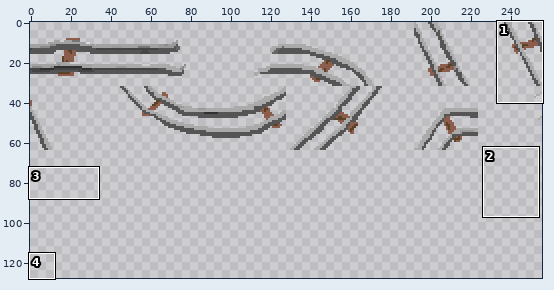
Edited in one commit: sprite sheet (data/images/underground.png). Above, an overview of the earlier version with the close-up marked.
Close-up. As it was:
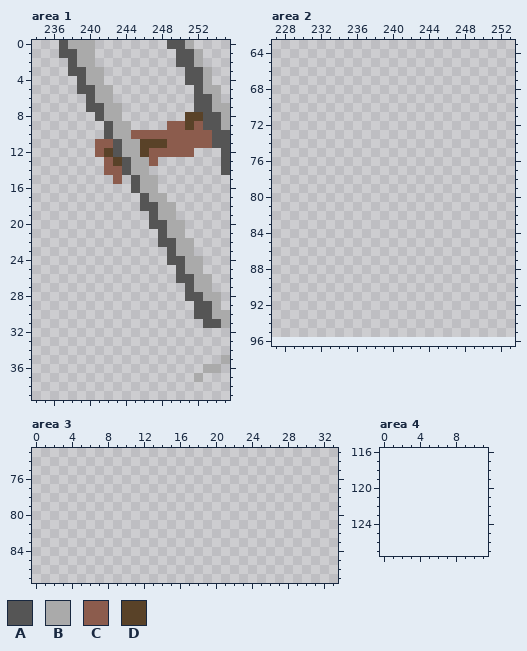
The file is 256x96 pixels. Shown: area 1: x 234..255, y 0..39; area 2: x 227..253, y 63..96; area 3: x 0..33, y 73..87; area 4: x 0..11, y 116..127. The old version is drawn lined up with the new one, on the new canvas. The commit also changed other parts of the picture, which this record leaves out.
Palette (. is transparent): A #555555  B #aaaaaa  C #8c5c4d  D #594228
Pixels before, area 1, first column x 237:
 0 ABBB........AAB....
 1 AABB.........AAB...
 2 .ABB.........AAB...
 3 .AABB.........AAB..
 4 ..ABB.........AAB..
 5 ..AABB.........ABB.
 6 ...ABB.........AAB.
 7 ...AABB........AABB
 8 ....ABB.......DDAAB
 9 .....ABB....CCDCAAB
10 .....ABBCCCCCCCCCAA
11 ....CCABBDDDCCCCCAA
12 ....CDABBDCCCCC...A
13 .....CDABBC.......A
14 .....CCABB........A
15 ......C.ABB........
16 ........ABB........
17 .........ABB.......
18 .........AABB......
19 ..........ABB......
20 ..........AABB.....
21 ...........ABB.....
22 ...........AABB....
23 ............ABB....
24 ............AABB...
25 .............ABB...
26 .............AABB..
27 ..............ABB..
28 ..............AABB.
29 ...............AAB.
30 ...............AABB
31 ................AAB
32 ...................
33 ...................
34 ...................
35 ..................B
36 ................BB.
37 ...............B...
Now the later version:
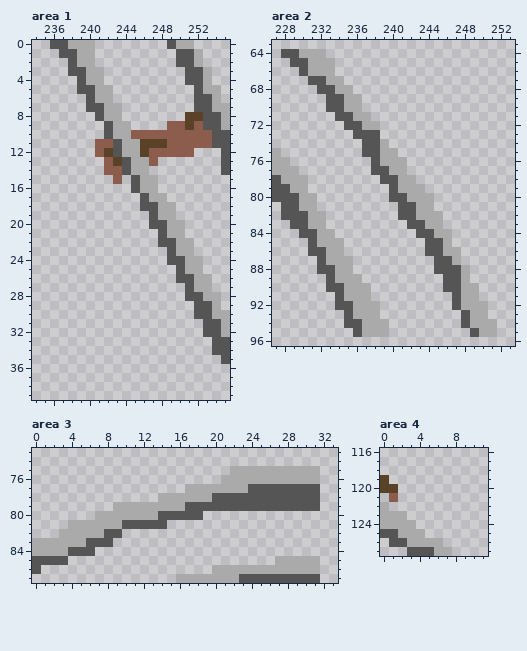
Edits made:
canvas 256x96 -> 256x128
Changed rows in their new state; - is an unchanged pixel.
Area 1:
first column x 236:
 0 A-------------B
first column x 252:
32 -AAB
33 --AA
34 --AA
35 ---A
36 -..-
37 .---
Area 2:
first column x 227:
64 -AABBB-------------------
65 --AABBB------------------
66 ---ABBB------------------
67 ----AABB-----------------
68 -----AABB----------------
69 ------AABB---------------
70 ------AABB---------------
71 -------AABB--------------
72 --------AABB-------------
73 ---------AAA-------------
74 ----------AAB------------
75 B---------AABB-----------
76 BB---------ABBB----------
77 BBB--------AABB----------
78 ABBB--------AABB---------
79 AABB---------ABBB--------
80 AAABB--------AABBB-------
81 -AABB---------AABB-------
82 -AAABB--------AABBB------
83 --AABB---------AABB------
84 ---AABB---------AABB-----
85 ----ABBB---------AAB-----
86 ----AABB---------AABB----
87 -----ABBB---------AAB----
88 -----AABB---------AAAB---
89 ------ABBB---------AAB---
90 ------AABBB--------AABB--
91 -------ABBB---------ABB--
92 -------AABBB--------ABBB-
93 --------ABBB---------ABB-
94 --------AABBB--------ABBB
95 ---------ABBB---------ABB
Area 3:
first column x 0:
75 ----------------------BBBBBBBBBB
76 ---------------------BBBBBBBBBBB
77 -----------------BBBBBBBAAAAAAAA
78 --------------BBBBBBAAAAAAAAAAAA
79 ---------BBBBBBBBAAAAAAAAAAAAAAA
80 -------BBBBBBBAAAAA-------------
81 ----BBBBBBAAAAA-----------------
82 ---BBBBBAA----------------------
83 BBBBBBAAA-----------------------
84 BBBBAAA-------------------------
85 AAAA-----------------------BBBBB
86 A-------------------BBBBBBBBBBBB
87 ----------------BBBBBBBAAAAAAAAA
Area 4:
first column x 0:
119 D-------
120 DD------
121 -C------
122 B-------
123 BBB-----
124 BBBB----
125 AABBB---
126 -AABBBB-
127 ---AAABB
Where, in picture pixels (left, top, right, bottom), the same in both close-ups:
added: (50, 40, 59, 49)
changed: (176, 40, 185, 49)
changed: (194, 328, 230, 382)
added: (272, 49, 497, 337)
added: (32, 466, 320, 583)
added: (380, 475, 452, 556)
